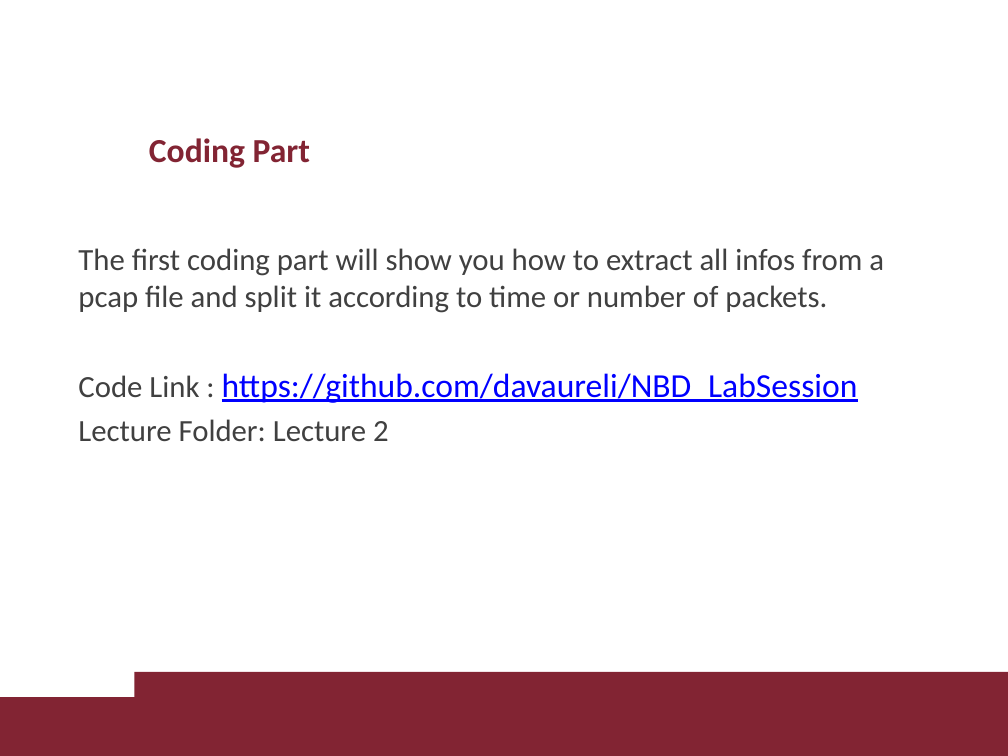
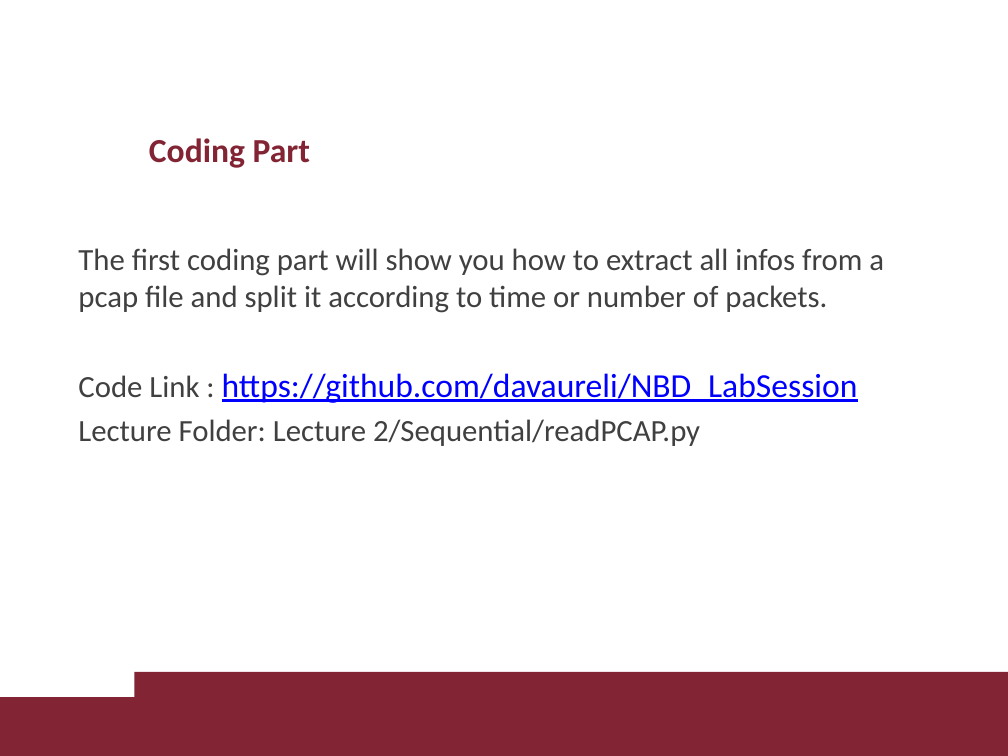
Before and after one commit to davaureli/NBD_LabSession, a slide deck: slide 42 of Lectures Complete/Lectures Complete.pptx. Drawn at 1008x756 pixels with LibreOffice and Linux fonts; fonts in the diff are those of the drawing; background and template pictures are left out. Boxes give left, top, right and bottom in pixels: in the first picture for what was removed or moved away, otherwise in the second. Text is boxed around its words. In the diff, an @@ line names an element or a change of style, - is before the commit and + after.

```diff
--- a/Lectures Complete/Lectures Complete.pptx
+++ b/Lectures Complete/Lectures Complete.pptx
@@ text at (78,419,700,446): text changed @@
-Lecture Folder: Lecture 2
+Lecture Folder: Lecture 2/Sequential/readPCAP.py
```
Also in this commit, not shown: 1 other slide changed.
